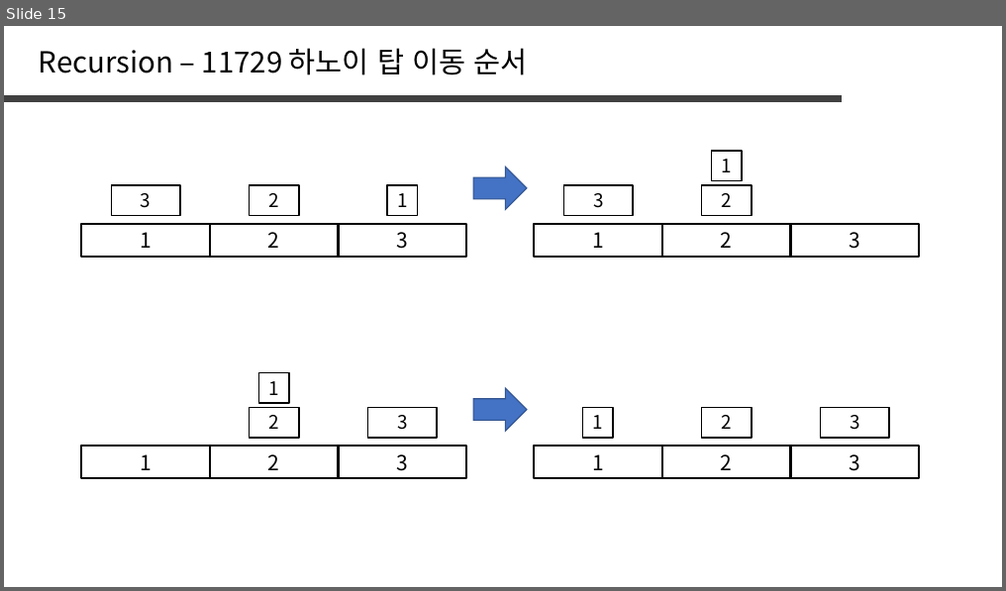
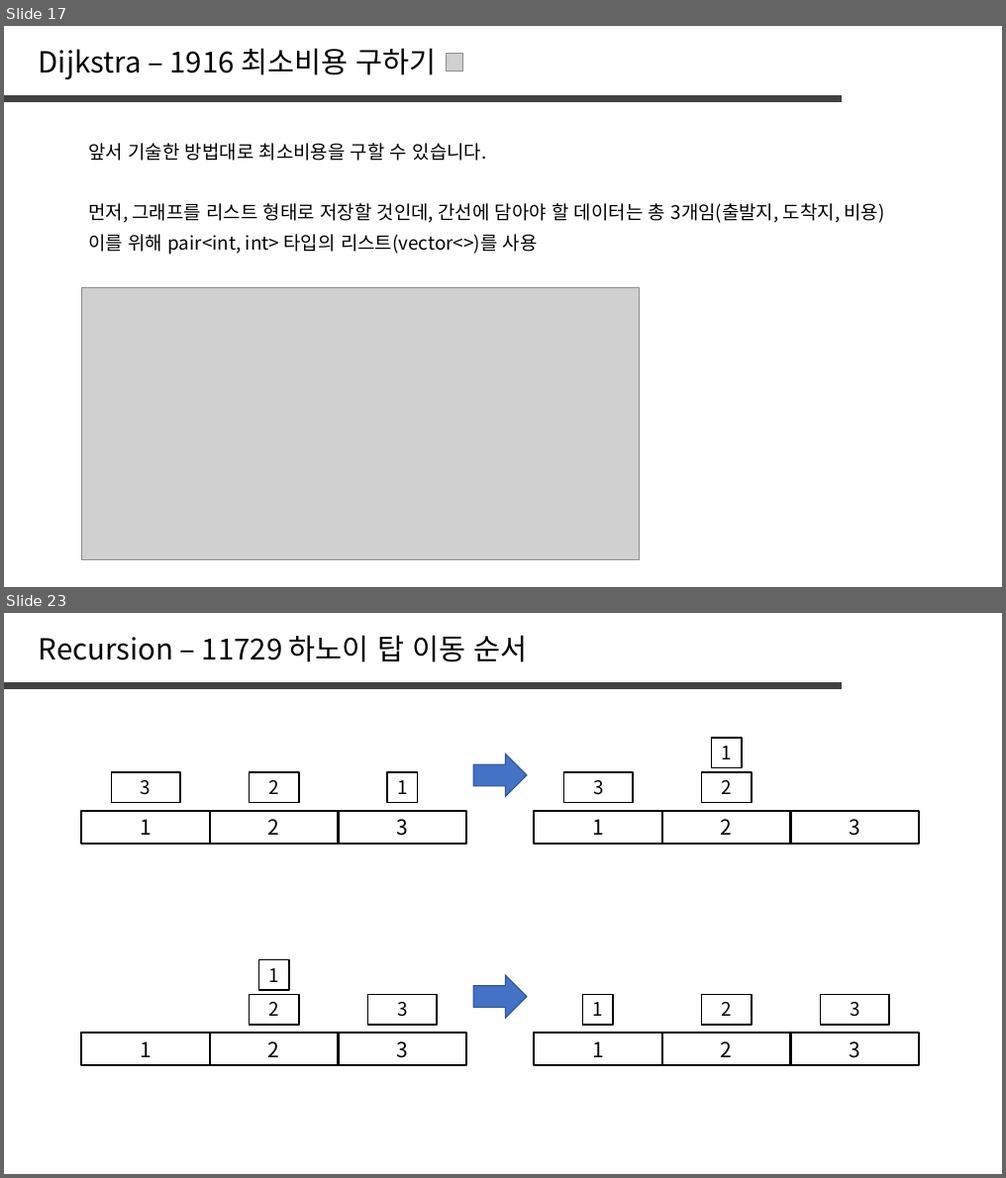
Before and after one commit to jaehoo1/PS-study, a slide deck: study/12_Dijkstra.pptx. Shown one above the other, each under a label of ours: slide 15 before the commit, slides 17 and 23 after it; the slides between them are not shown. The pictures are 1006x591 and 1006x1178 pixels, drawn with LibreOffice and Linux fonts; fonts in the diff are those of the drawing; grey boxes stand for pictures. Boxes give left, top, right and bottom in pixels: in the first picture for what was removed or moved away, otherwise in the second. Text is boxed around its words. In the diff, an @@ line names an element or a change of style, - is before the commit and + after.

```diff
--- a/study/12_Dijkstra.pptx
+++ b/study/12_Dijkstra.pptx
@@ slide 17 added at <box>4,26,1002,587</box>, background #FFFFFF @@
@@ text added at <box>39,48,437,79</box>, 28 pt, text #000000 @@
+Dijkstra – 1916 최소비용 구하기
@@ picture added at <box>447,54,463,71</box> @@
@@ line added from (4, 98) to (843, 98), #404040 6 pt @@
@@ text added at <box>88,143,487,161</box>, 18 pt, text #000000 @@
+앞서 기술한 방법대로 최소비용을 구할 수 있습니다.
@@ text added at <box>88,203,885,223</box>, 18 pt, text #000000 @@
+먼저, 그래프를 리스트 형태로 저장할 것인데, 간선에 담아야 할 데이터는 총 3개임(출발지, 도착지, 비용)
@@ text added at <box>88,234,538,255</box>, 18 pt, text #000000 @@
+이를 위해 pair<int, int> 타입의 리스트(vector<>)를 사용
@@ picture added at <box>81,288,639,560</box> @@
@@ what was slide 15 is now slide 23 @@
```
Also in this commit, not shown: 1 slide changed, 16 other slides added, 9 slides removed.
